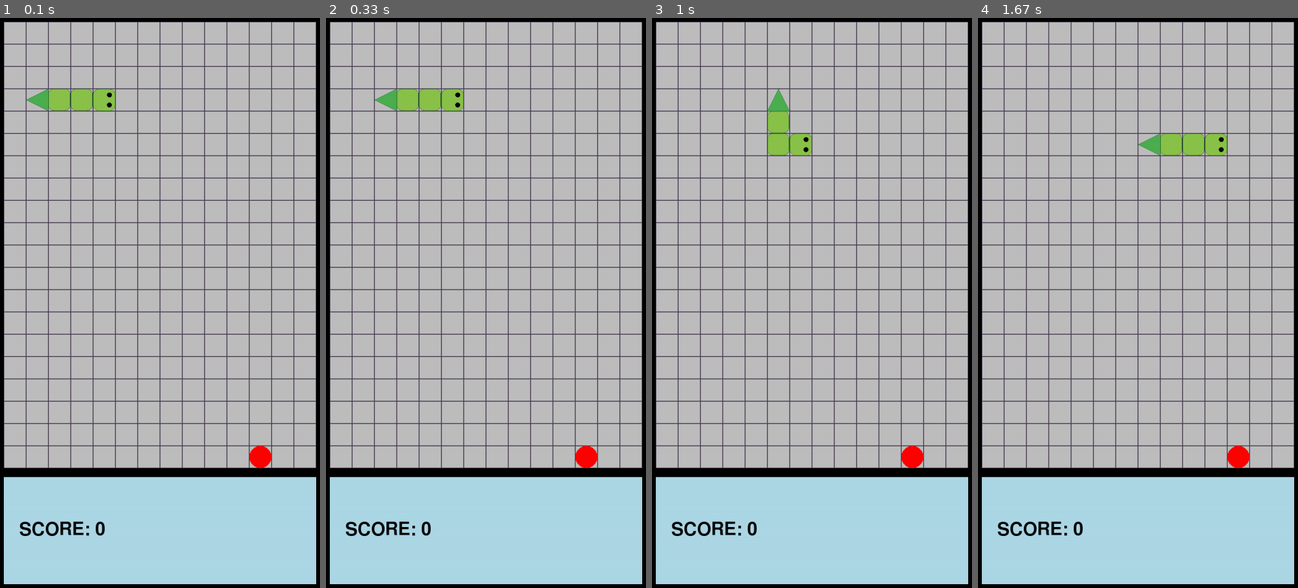
Above: before the commit, frames 1-4 (left to right).
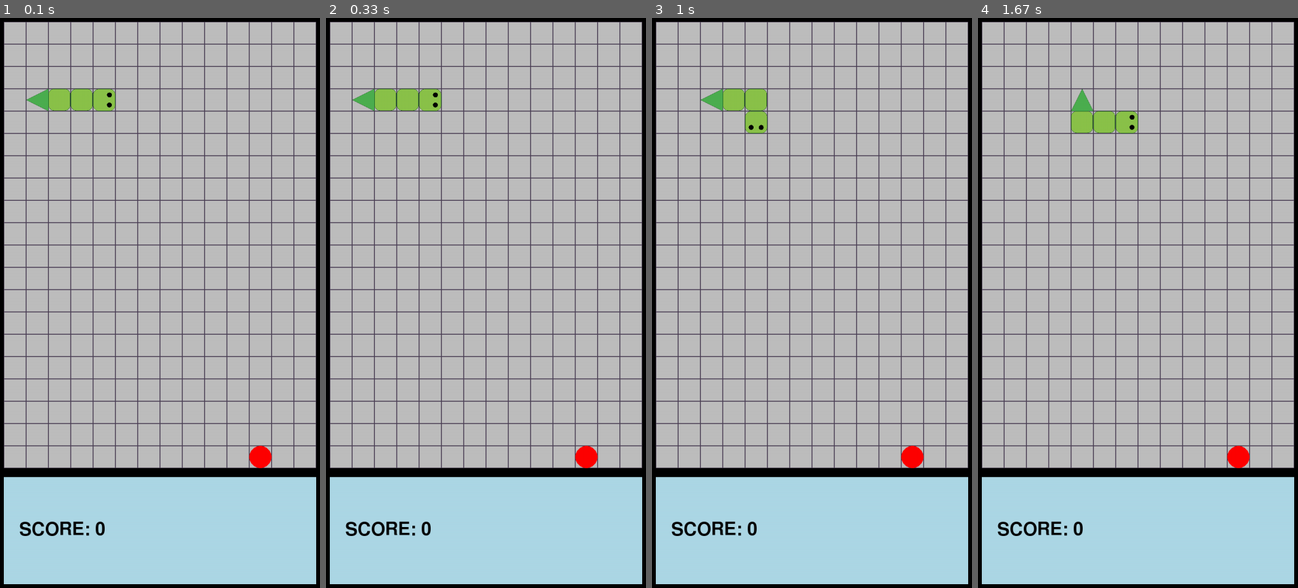
Above: after the commit, the same moments.

Repository: BRO-BESTIE15/pygame-snake
Game: pygame game, started from game/src/main.py
Two runs of this game, one before a commit and one after it. Both use one fixed random seed, a clock stepped at 60 frames per second and the inputs below.
Inputs:
- Up to frame 1 (0.1 s): no input
- Up to frame 2 (0.33 s): no input
- Up to frame 3 (1 s): tap S at 0.33 s; hold Right from 0.67 s (still down)
- Up to frame 4 (1.67 s): release Right at 1.13 s

Frame 1 is identical in both runs. In frame 2, 0.7% of the frame differs, in the area x 8-44%, y 12-17%; in frame 3, 1.8%; in frame 4, 1.8%, in the area x 29-78%, y 12-25%.

Commit message:
chore: adjust snake movement interval

Diff:
--- a/game/src/main.py
+++ b/game/src/main.py
@@ -14,7 +14,7 @@
 BG = 'grey'
 CELL_SIZE = 50
 GRID_COLOR = '#4B3F55' # light shade
-MOVE_INTERVAL = 200
+MOVE_INTERVAL = 500
 
 
 # derived values
